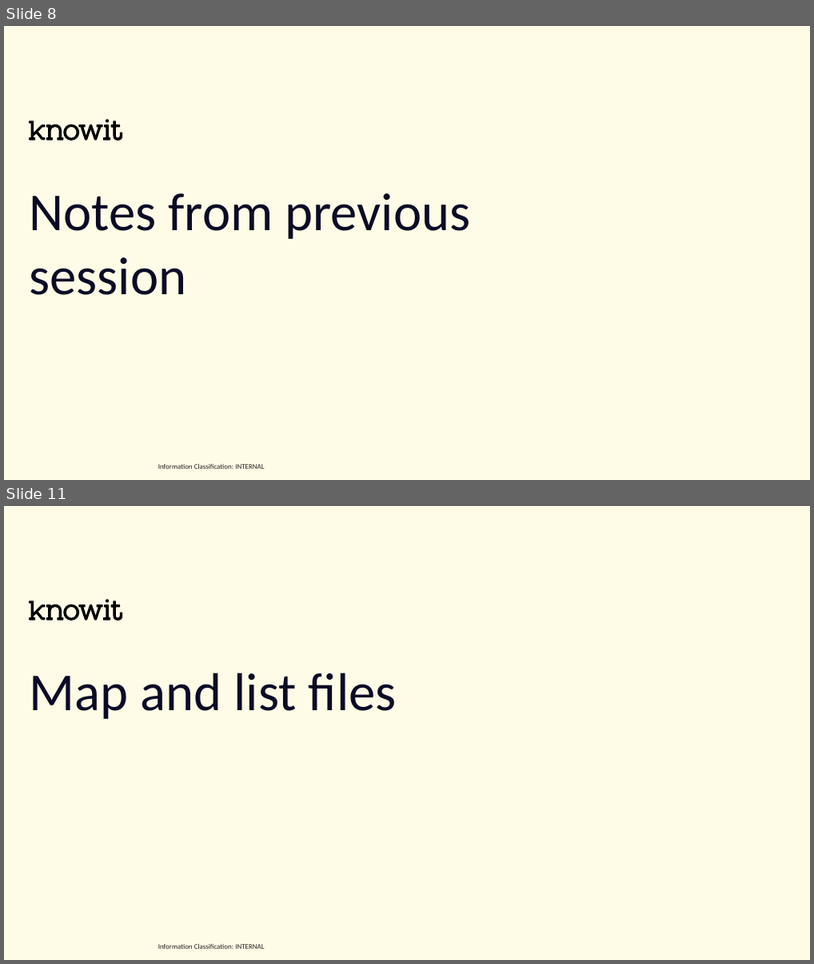
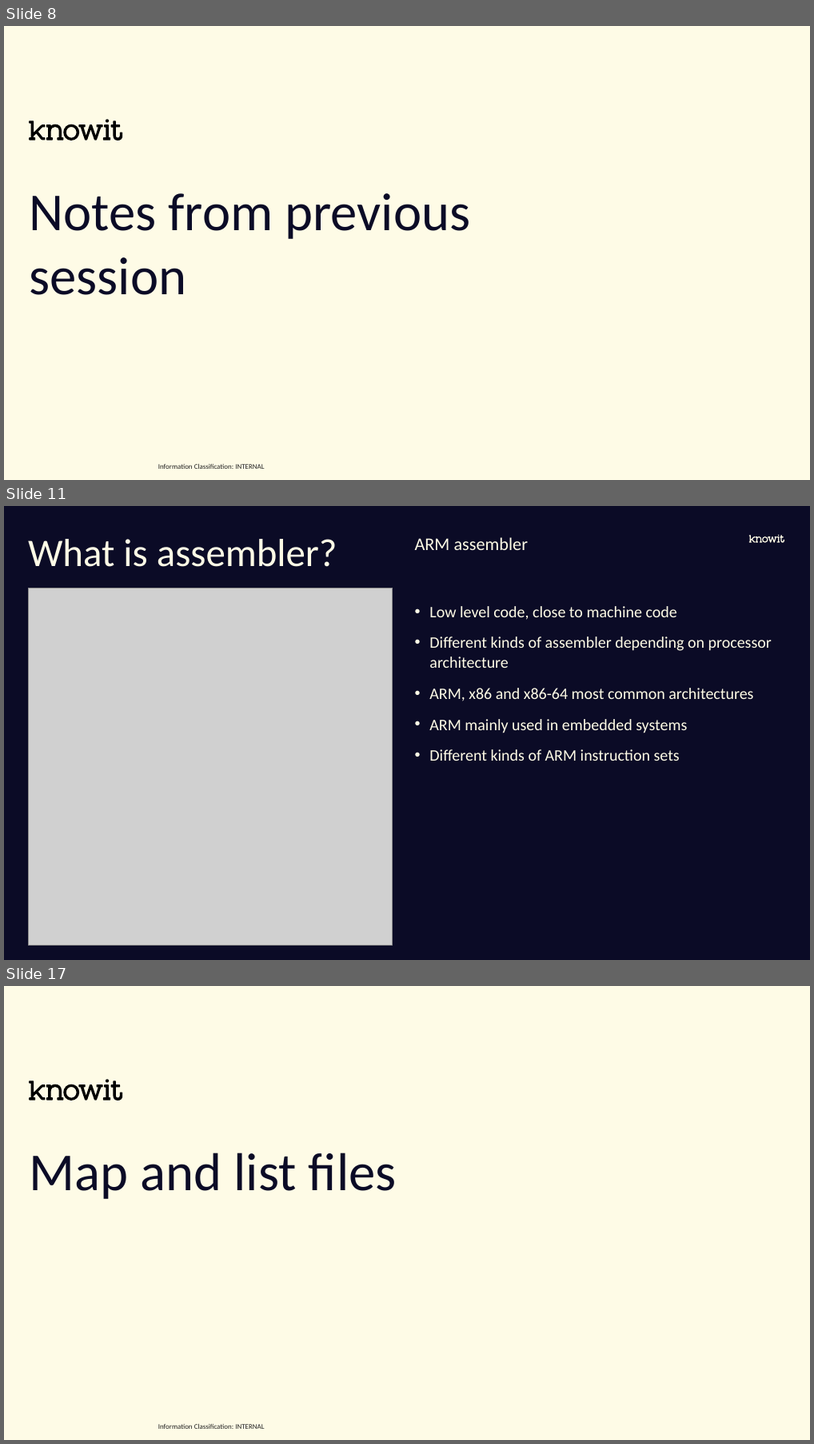
Before and after one commit to joelstr/knowit-embedded-academy, a slide deck: Assembler_and_compilers/Embedded academy - Assembler and Compilers.pptx. Shown one above the other, each under a label of ours: slides 8 and 11 before the commit, slides 8, 11 and 17 after it; the slides between them are not shown. The pictures are 814x964 and 814x1444 pixels, drawn with LibreOffice and Linux fonts; fonts in the diff are those of the drawing; grey boxes stand for pictures; background and template pictures are left out. Boxes give left, top, right and bottom in pixels: in the first picture for what was removed or moved away, otherwise in the second. Text is boxed around its words. In the diff, an @@ line names an element or a change of style, - is before the commit and + after.

```diff
--- a/Assembler_and_compilers/Embedded academy - Assembler and Compilers.pptx
+++ b/Assembler_and_compilers/Embedded academy - Assembler and Compilers.pptx
@@ slide 11 added at (4, 506, 810, 960), background #0B0B26 @@
@@ title added at (28, 539, 338, 567), 44 pt, text #FEFBE6 @@
+What is assembler?
@@ text added at (415, 537, 529, 550), 20 pt, text #FEFBE6 @@
+ARM assembler
@@ freeform shape added at (750, 535, 785, 543), fill #FEFBE6 @@
@@ picture added at (28, 588, 393, 945) @@
@@ text added at (430, 606, 772, 760), 18 pt, text #FEFBE6 @@
+• Low level code, close to machine code
+• Different kinds of assembler depending on processor architecture
+• ARM, x86 and x86-64 most common architectures
+• ARM mainly used in embedded systems
+• Different kinds of ARM instruction sets
@@ what was slide 11 is now slide 17 @@
```
Also in this commit, not shown: 5 slides changed, 13 other slides added.
